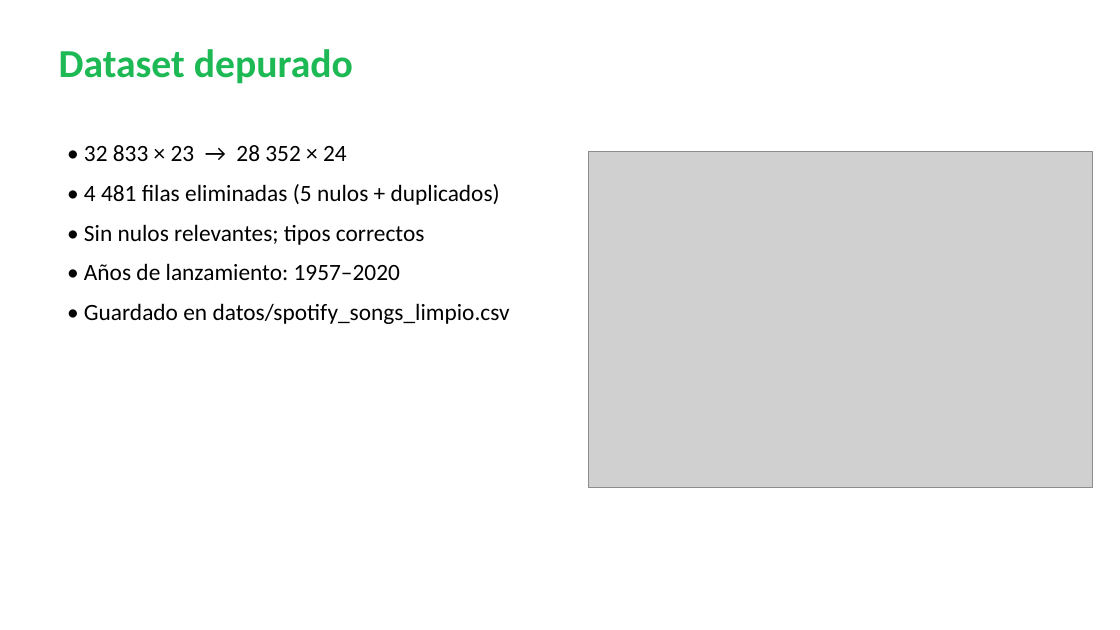
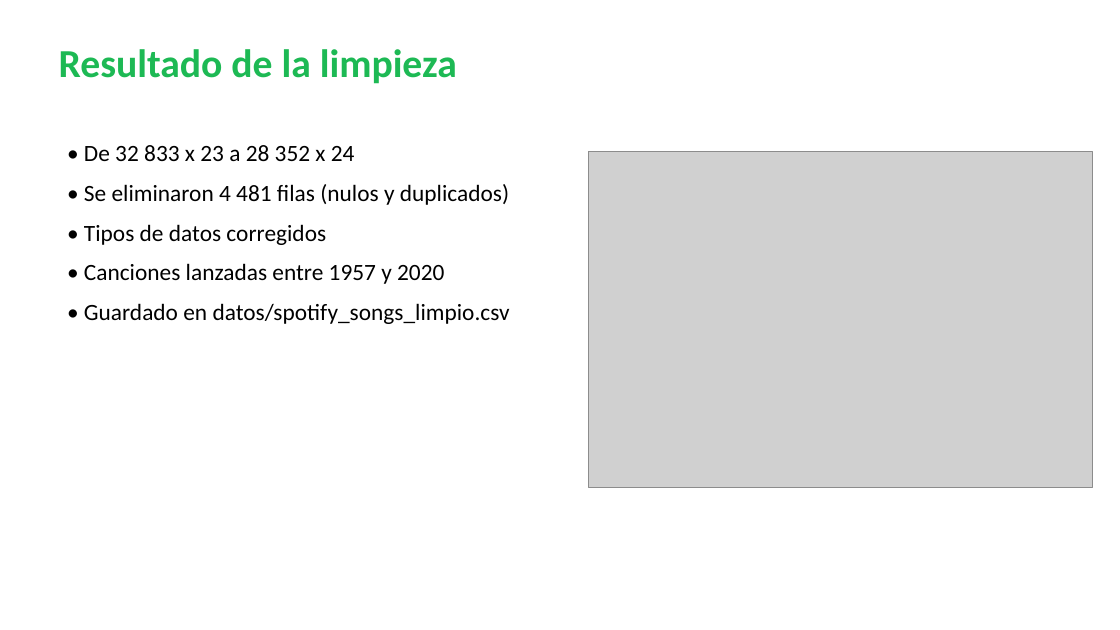
Before and after one commit to Gelvercm/proyecto-ciencia-datos-spotify, a slide deck: slide 6 of presentacion/presentacion_proyecto.pptx. Drawn at 1120x630 pixels with LibreOffice and Linux fonts; fonts in the diff are those of the drawing; grey boxes stand for pictures. Boxes give left, top, right and bottom in pixels: in the first picture for what was removed or moved away, otherwise in the second. Text is boxed around its words. In the diff, an @@ line names an element or a change of style, - is before the commit and + after.

```diff
--- a/presentacion/presentacion_proyecto.pptx
+++ b/presentacion/presentacion_proyecto.pptx
@@ text at box(59, 49, 457, 84): text changed @@
-Dataset depurado
+Resultado de la limpieza
@@ text at box(84, 145, 509, 284): text changed @@
-• 32 833 × 23 → 28 352 × 24
-• 4 481 filas eliminadas (5 nulos + duplicados)
-• Sin nulos relevantes; tipos correctos
-• Años de lanzamiento: 1957–2020
+• De 32 833 x 23 a 28 352 x 24
+• Se eliminaron 4 481 filas (nulos y duplicados)
+• Tipos de datos corregidos
+• Canciones lanzadas entre 1957 y 2020
```
Also in this commit, not shown: 6 other slides changed, 2 other files.
